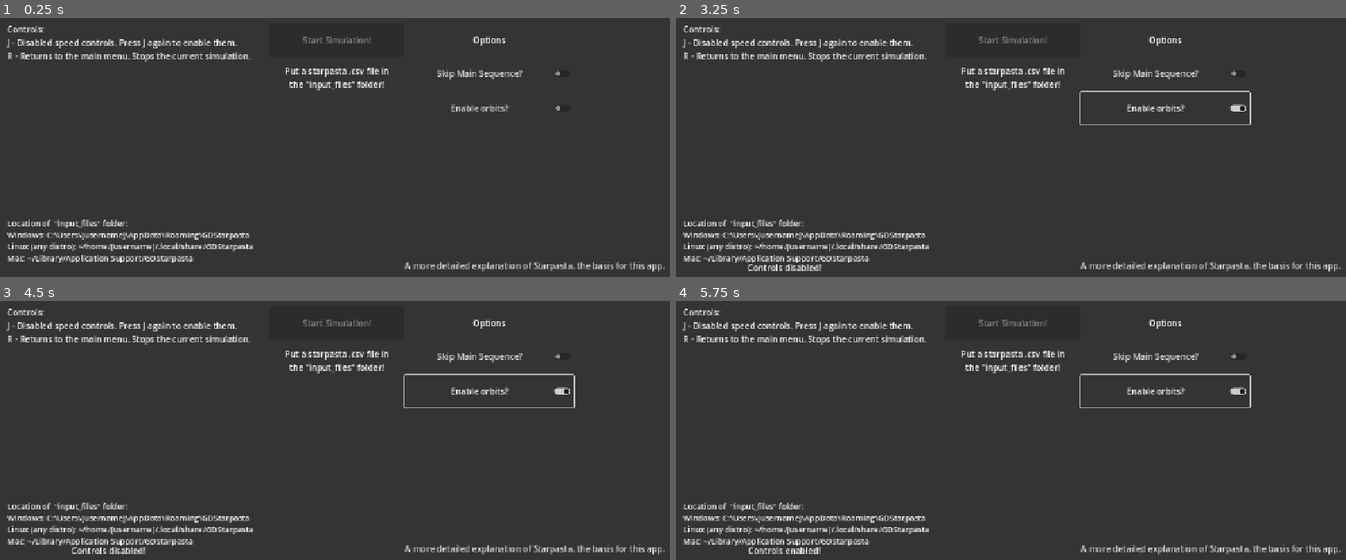
Above: before the commit, frames 1-4 (two rows, left to right).
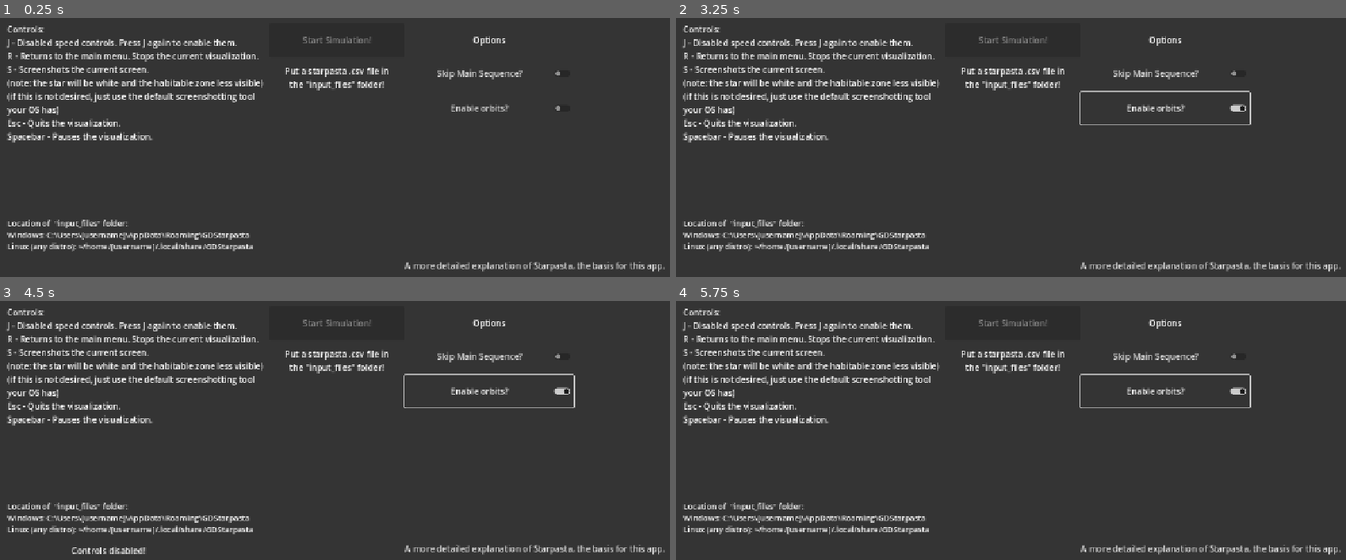
Above: after the commit, the same moments.

Repository: flam3bit/stellar-evolution-visualizer
Game: Godot game, scene res://scenes/gd_starpasta.tscn
Same seed, same stepped clock (60 frames per second), same inputs: the game is played once before the commit and once after it.
Inputs:
- Up to frame 1 (0.25 s): no input
- Up to frame 2 (3.25 s): click "Skip Main Sequence?" at 0.5 s; click "Skip Main Sequence?" at 1.25 s; click "Enable orbits?" at 2 s; tap J at 2.75 s; tap P at 2.85 s; tap L at 3.05 s
- Up to frame 3 (4.5 s): tap J at 3.5, 4.25 s; hold S 3.53-4.28 s; tap L at 3.6 s; tap P at 3.8 s; hold = (zoom_in) from 4.28 s (still down)
- Up to frame 4 (5.75 s): tap L at 4.55 s; tap J at 5 s; release = (zoom_in) at 5.03 s; tap - (zoom_out) at 5.1 s; tap P at 5.3 s

The runs differ from the first frame. In frame 1, 2.8% of the frame differs, in the area x 1-40%, y 13-95%; in frame 2, 3.0%, in the area x 1-40%, y 13-98%; in frame 3, 2.8%; in frame 4, 3.0%.

Commit message:
renamed files so windows wont whine about it >:(

Diff:
--- a/global/debug.gd
+++ b/global/debug.gd
@@ -10,10 +10,12 @@
 			KEY_ESCAPE:
 				HelperFunctions.logprint("Quitting!")
 				get_tree().quit()
-			KEY_P:
-				print_tree_pretty()
 			KEY_S:
-
+				var viewport = get_viewport()
+				var filepath = "user://screenshots/{0}.png".format([HelperFunctions.get_time_formatted()])
 				await RenderingServer.frame_post_draw
-				var viewport = get_viewport()
-				get_viewport().get_texture().get_image().save_png("res://showcase/{0}.png".format([Time.get_datetime_string_from_system()]))
+				viewport.use_hdr_2d = false
+				viewport.get_texture().get_image().save_png(filepath)
+				HelperFunctions.logprint("Saved '{0}' to user://screenshots".format([filepath]))
+				await RenderingServer.frame_post_draw
+				viewport.use_hdr_2d = true
--- a/global/helper_functions.gd
+++ b/global/helper_functions.gd
@@ -47,3 +47,11 @@
 func logprint(message:Variant) -> void:
 	var print = "[{0}] {1}".format([Time.get_time_string_from_system(), message])
 	print(print)
+
+func get_time_formatted():
+	var date = Time.get_date_string_from_system()
+	var time_dict = Time.get_time_dict_from_system()
+	var f_time = "D {0} T {1}-{2}-{3}".format([date, time_dict["hour"], time_dict["minute"], time_dict["second"]])
+	return f_time
+func _ready() -> void:
+	get_time_formatted()
--- a/scenes/main_menu.tscn
+++ b/scenes/main_menu.tscn
@@ -72,7 +72,7 @@
 text = "Start Simulation!"
 metadata/_edit_use_anchors_ = true
 
-[node name="ControlsLabel2" type="Label" parent="MenuLayer"]
+[node name="OptionsLbl" type="Label" parent="MenuLayer"]
 anchors_preset = -1
 anchor_left = 0.0125
 anchor_top = 0.288889
@@ -118,8 +118,14 @@
 anchor_bottom = 0.370833
 offset_top = -1.52588e-05
 text = "Controls:
-	J - Disabled speed controls. Press J again to enable them.
-	R - Returns to the main menu. Stops the current simulation. "
+J - Disabled speed controls. Press J again to enable them.
+R - Returns to the main menu. Stops the current visualization.
+S - Screenshots the current screen.
+(note: the star will be white and the habitable zone less visible)
+(if this is not desired, just use the default screenshotting tool
+your OS has)
+Esc - Quits the visualization.
+Spacebar - Pauses the visualization."
 metadata/_edit_use_anchors_ = true
 
 [node name="FileLocations" type="RichTextLabel" parent="MenuLayer"]
@@ -133,8 +139,7 @@
 bbcode_enabled = true
 text = "Location of  \"input_files\" folder:
 Windows: C:\\Users\\[username]\\AppData\\Roaming\\GDStarpasta
-Linux (any distro): ~/home/[username]/.local/share/GDStarpasta
-Mac: ~/Library/Application Support/GDStarpasta"
+Linux (any distro): ~/home/[username]/.local/share/GDStarpasta"
 metadata/_edit_use_anchors_ = true
 
 [node name="LinkButton" type="LinkButton" parent="MenuLayer"]
--- a/scripts/main_menu.gd
+++ b/scripts/main_menu.gd
@@ -21,6 +21,9 @@
 
 	if !user_dir.dir_exists("star_config"):
 		user_dir.make_dir("star_config")
+
+	if !user_dir.dir_exists("screenshots"):
+		user_dir.make_dir("screenshots")
 
 	## TODO: i poop
 	var csv_input := DirAccess.open("user://input_files")
--- a/scripts/simulation.gd
+++ b/scripts/simulation.gd
@@ -364,6 +364,7 @@
 		pause.text = "Pause"
 
 var dd = 1
+var h_ui = 1
 func _unhandled_key_input(event: InputEvent) -> void:
 	if event.is_pressed():
 		var key = event.keycode
@@ -382,12 +383,17 @@
 					$NonMoving/DisableControlsTimer.start()
 					dd = 1
 			KEY_L:
-				hide_ui()
-
-func hide_ui():
-	for node in self.get_children():
-		print(HelperFunctions.get_type(node))
-
+				h_ui += 1
+				if h_ui % 2 == 0:
+					ui_visible(false)
+				else:
+					ui_visible(true)
+					h_ui = 1
+
+func ui_visible(toggled:bool):
+	$UI.visible = toggled
+	$NonMoving.visible = toggled
+	$Infoboxes.visible = toggled
 
 func _on_disable_controls_timer_timeout() -> void:
 	$NonMoving/DisableControls.visible = false
Binary file removed: showcase/2025-09-10T08:38:20.png
Not shown, removed: showcase/2025-09-10T08:38:20.png.import
Renamed: showcase/2025-09-10T08:30:30.png -> showcase/D 2025-09-10 T 08-30-30.png
Not shown, changed: showcase/D 2025-09-10 T 08-30-30.png.import
Renamed: showcase/2025-09-10T08:30:33.png -> showcase/D 2025-09-10 T 08-30-33.png
Not shown, changed: showcase/D 2025-09-10 T 08-30-33.png.import
Not shown, changed: readme.md
